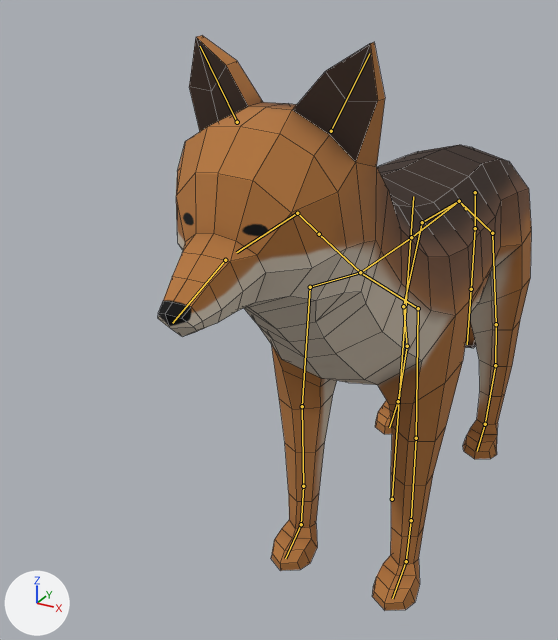
The FBX model Assets/Art/3D/Coyote/Coyotye_Animated.fbx, before and after one commit.
Camera for both pictures: a 50 mm lens placed at (1.34, -3.94, 3.06), pointed at (-0.56, -0.49, 1.33). Arrows for +X, +Y and +Z are at lower left; the lights stay in place. The picture after the commit comes second. The bones that change, and the others that lie on the model, are drawn over the model as lines. Mesh edges are drawn as thin lines.

The first picture shows 'Coyote'.
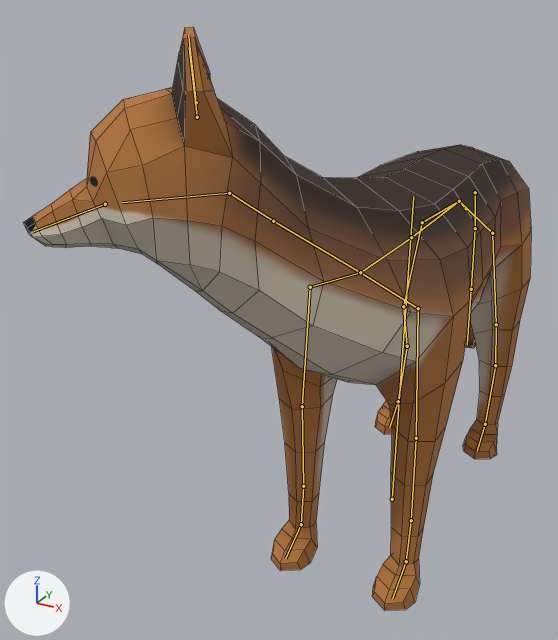
The newer file adds an action. The first version stands in its rest pose; the second is drawn at frame 39 of the action 'Armature|Coyotye_Die'.

Where the change shows, as pixel boxes (x1, y1, x2, y2) in the pictures (558 x 640 px):
'Coyote', posed (36% wider)
    before: (158, 35, 531, 610)
    after: (23, 27, 531, 610)
bone 'Neck', root to tip
    before: (360, 272) to (319, 234)
    after: (360, 272) to (273, 221)
bone 'Neck.001', root to tip
    before: (319, 234) to (297, 213)
    after: (273, 221) to (229, 193)
bone 'Head', root to tip
    before: (297, 213) to (236, 252)
    after: (229, 193) to (122, 202)

The change, as a diff of the scene's bpy script:
```diff
--- a/Assets/Art/3D/Coyote/Coyotye_Animated.fbx.py
+++ b/Assets/Art/3D/Coyote/Coyotye_Animated.fbx.py
@@ bone_neck @@
 bone_neck = bpy.data.objects['Armature'].pose.bones['Neck']  # child of 'Spine.001'
-bone_neck.rotation_quaternion = (1.0, 0.0, 0.0, 0.0)  # degrees (0, 0, 0)
+bone_neck.rotation_quaternion = (0.957, 0.001, -0.164, 0.239)  # degrees (-5, -18, 29)
@@ bone_neck_001 @@
 bone_neck_001 = bpy.data.objects['Armature'].pose.bones['Neck.001']  # child of 'Neck'
-bone_neck_001.rotation_quaternion = (1.0, 0.0, 0.0, 0.0)  # degrees (0, 0, 0)
+bone_neck_001.rotation_quaternion = (0.994, 0.0, -0.063, 0.088)  # degrees (-1, -7, 10)
@@ bone_head @@
 bone_head = bpy.data.objects['Armature'].pose.bones['Head']  # child of 'Neck.001'
-bone_head.rotation_quaternion = (1.0, 0.0, 0.0, 0.0)  # degrees (0, 0, 0)
+bone_head.rotation_quaternion = (0.997, 0.0, 0.005, 0.077)  # degrees (0, 1, 9)
```
